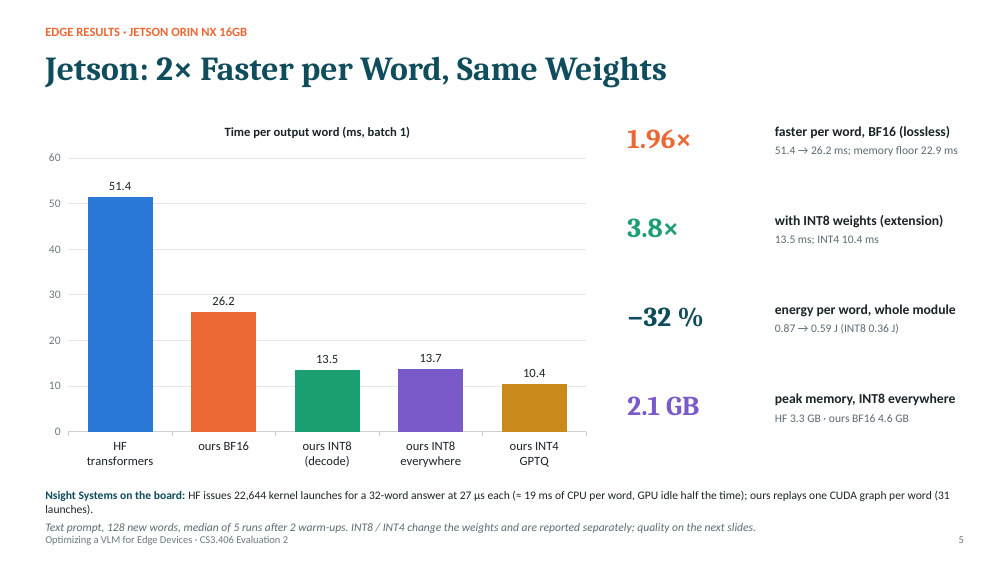
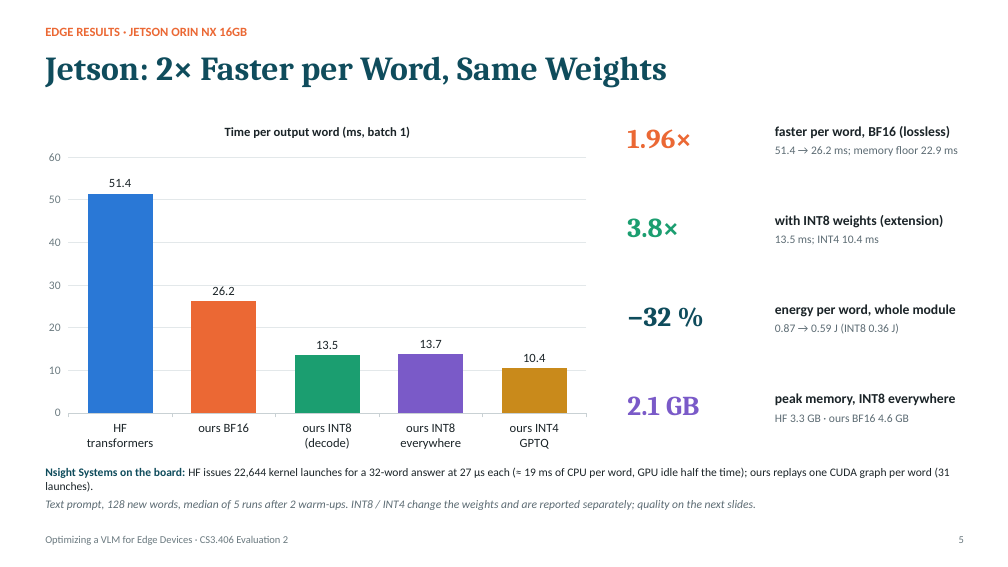
Before and after one commit to jainilbavishi24/LFM2.5-VL-Optimization, a slide deck: slide 5 of presentations/eval2/PAA_Eval2_Working_Prototype.pptx. Drawn at 1008x567 pixels with LibreOffice and Linux fonts; fonts in the diff are those of the drawing. Boxes give left, top, right and bottom in pixels: in the first picture for what was removed or moved away, otherwise in the second. Text is boxed around its words. In the diff, an @@ line names an element or a change of style, - is before the commit and + after.

Commit message:
deck: layout fixes, pdf

```diff
--- a/presentations/eval2/PAA_Eval2_Working_Prototype.pptx
+++ b/presentations/eval2/PAA_Eval2_Working_Prototype.pptx
@@ column chart: place and size @@
-column chart at [38, 110, 597, 476]
+column chart at [38, 110, 597, 457]
@@ text "Nsight Systems on the board: ...": place and size @@
-text "Nsight Systems on the board: ..." at [45, 490, 950, 533]
+text "Nsight Systems on the board: ..." at [45, 467, 950, 510]
```
Also in this commit, not shown: 1 other slide changed, 2 other files.
